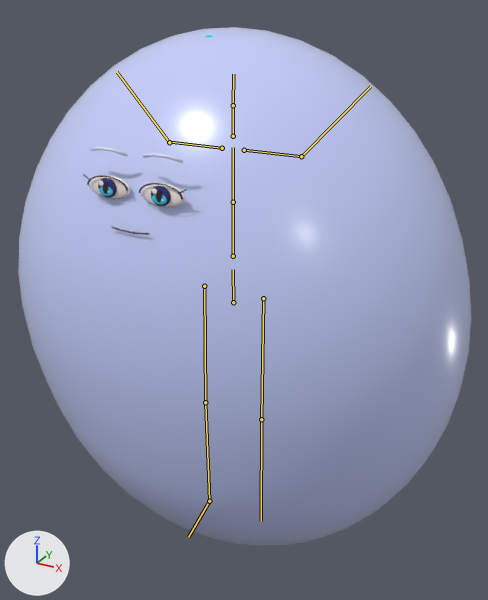
An edit to the glTF model output/anime-rigged-catalog-v3/wispet/model.glb, drawn before and after from the same camera.
Both versions are drawn from a camera (50 mm lens) standing at (0.806, -1.409, 1.509) and looking at (0.017, 0.025, 0.792). The lights are fixed; the arrows at lower left show +X, +Y and +Z. The first picture is the older version. Both versions are drawn at frame 33 of the action 'achievement'; the numbers are the values there. The bones that change, and the others that lie on the model, are drawn over the model as lines.

In view in the first picture: 'Wispet.SkinnedMesh'.
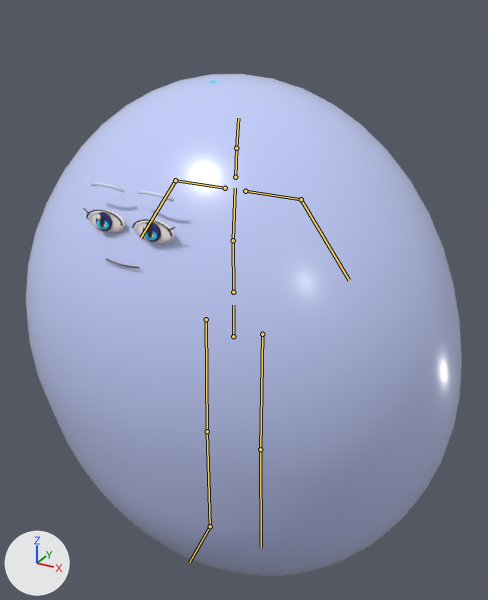
Changed parts and their boxes (x1, y1, x2, y2) in the pictures (488 x 600 px):
'Wispet.SkinnedMesh', posed
    before: (18, 27, 471, 546)
    after: (26, 74, 462, 576)
bone 'hips', root to tip
    before: (233, 302) to (233, 269)
    after: (233, 336) to (233, 305)
bone 'chest', root to tip
    before: (233, 202) to (233, 147)
    after: (233, 240) to (235, 188)
bone 'head', root to tip
    before: (233, 105) to (233, 74)
    after: (236, 148) to (238, 118)

Patch to the scene script:
```diff
--- a/output/anime-rigged-catalog-v3/wispet/model.glb.py
+++ b/output/anime-rigged-catalog-v3/wispet/model.glb.py
@@ bone_rig_object @@
 bone_rig_object = bpy.data.objects['Rig']  # the whole rig 'Rig'
-bone_rig_object.location = (0.0, 0.0, 0.0)
+bone_rig_object.location = (0.0, 0.0, -0.1)
@@ bone_hips @@
 bone_hips = bpy.data.objects['Rig'].pose.bones['hips']
-bone_hips.rotation_quaternion = (1.0, 0.0, 0.0, 0.0)  # degrees (0, 0, 0)
+bone_hips.rotation_quaternion = (1.0, 0.0, -0.017, 0.0)  # degrees (0, -2, 0)
@@ bone_chest @@
 bone_chest = bpy.data.objects['Rig'].pose.bones['chest']  # child of 'spine'
-bone_chest.rotation_quaternion = (1.0, 0.0, 0.0, 0.0)  # degrees (0, 0, 0)
+bone_chest.rotation_quaternion = (0.999, -0.035, 0.0, 0.0)  # degrees (-4, 0, 0)
@@ bone_head @@
 bone_head = bpy.data.objects['Rig'].pose.bones['head']  # child of 'neck'
-bone_head.rotation_quaternion = (1.0, -0.03, 0.0, 0.0)  # degrees (-3, 0, 0)
+bone_head.rotation_quaternion = (0.999, -0.024, -0.022, -0.001)  # degrees (-3, -2, 0)
```
